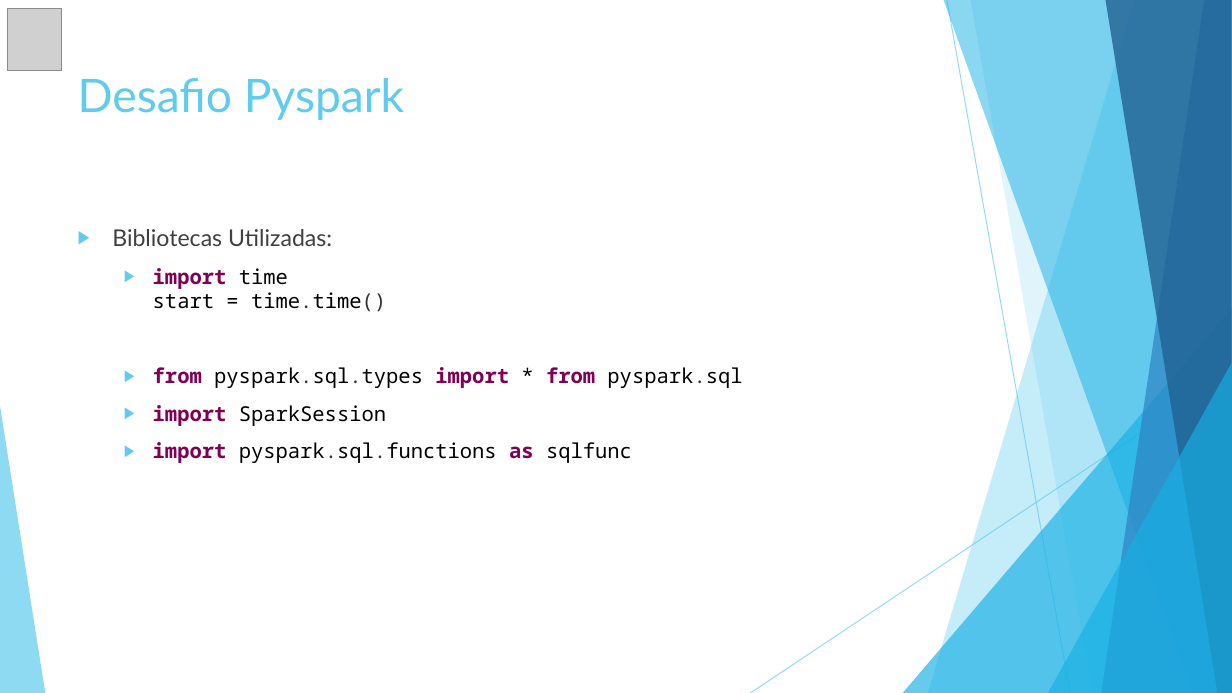
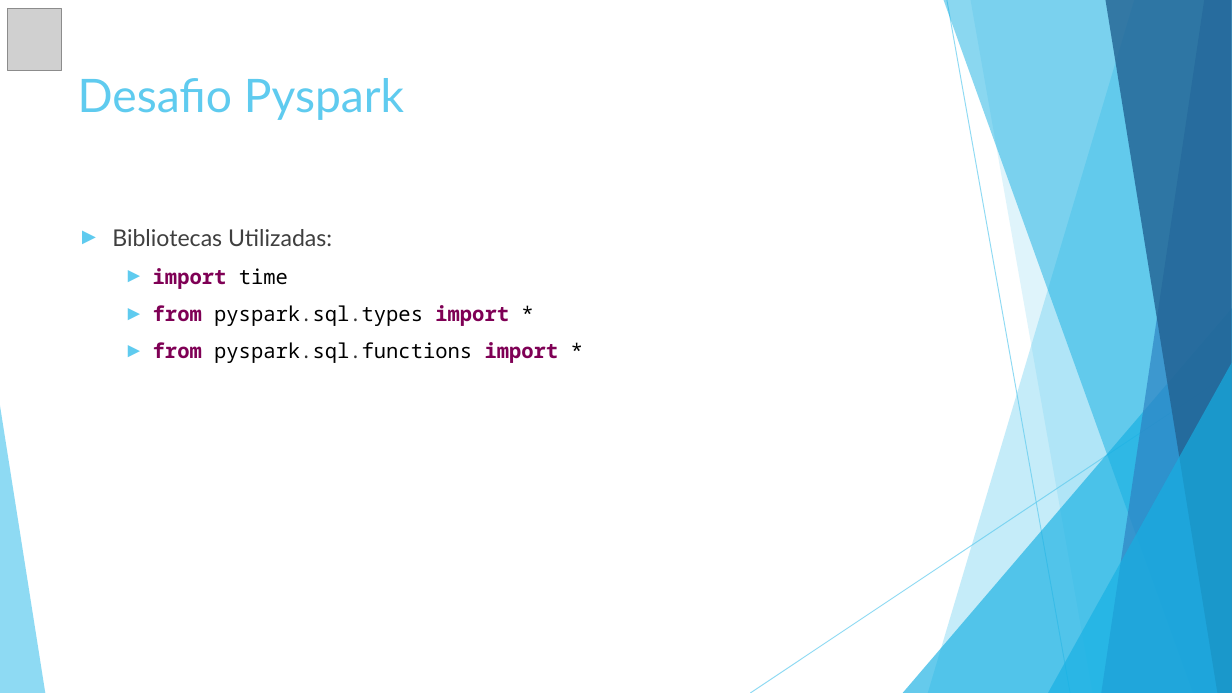
Before and after one commit to jaimemishima/fia-hackaton, a slide deck: slide 2 of LosBankeros_Hackathon.pptx. Drawn at 1232x693 pixels with LibreOffice and Linux fonts; fonts in the diff are those of the drawing; grey boxes stand for pictures. Boxes give left, top, right and bottom in pixels: in the first picture for what was removed or moved away, otherwise in the second. Text is boxed around its words. In the diff, an @@ line names an element or a change of style, - is before the commit and + after.

```diff
--- a/LosBankeros_Hackathon.pptx
+++ b/LosBankeros_Hackathon.pptx
@@ text at (x1=153, y1=268, x2=559, y2=363): text changed @@
-  ▶ import time
-    start = time.time()
-  ▶ from pyspark.sql.types import * from pyspark.sql
-  ▶ import SparkSession
-  ▶ import pyspark.sql.functions as sqlfunc
+  ► import time
+  ► from pyspark.sql.types import *
+  ► from pyspark.sql.functions import *
```
Also in this commit, not shown: 23 other slides changed.
